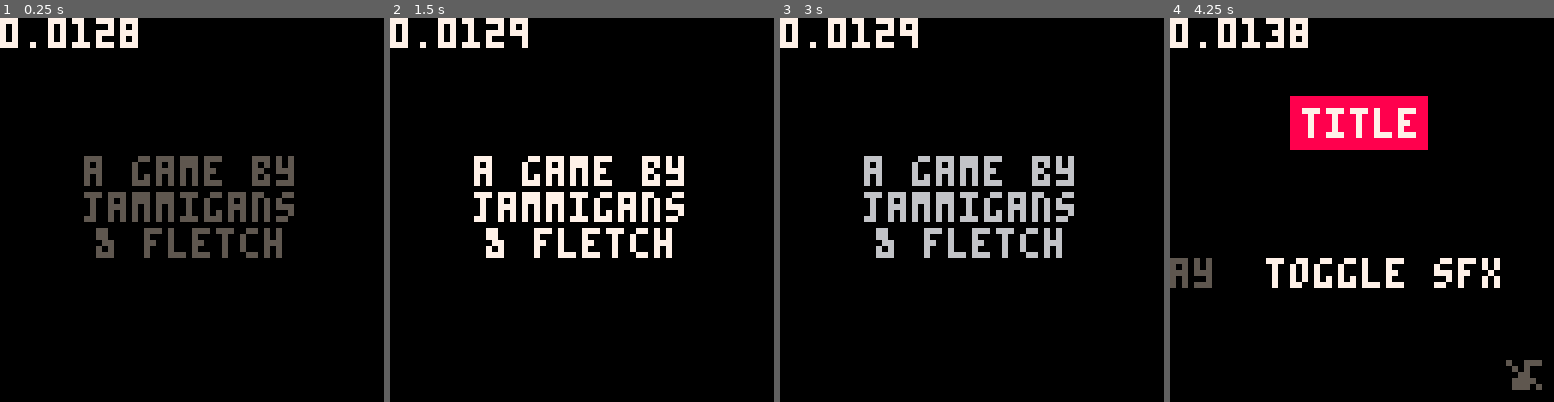
Above: before the commit, frames 1-4 (left to right).
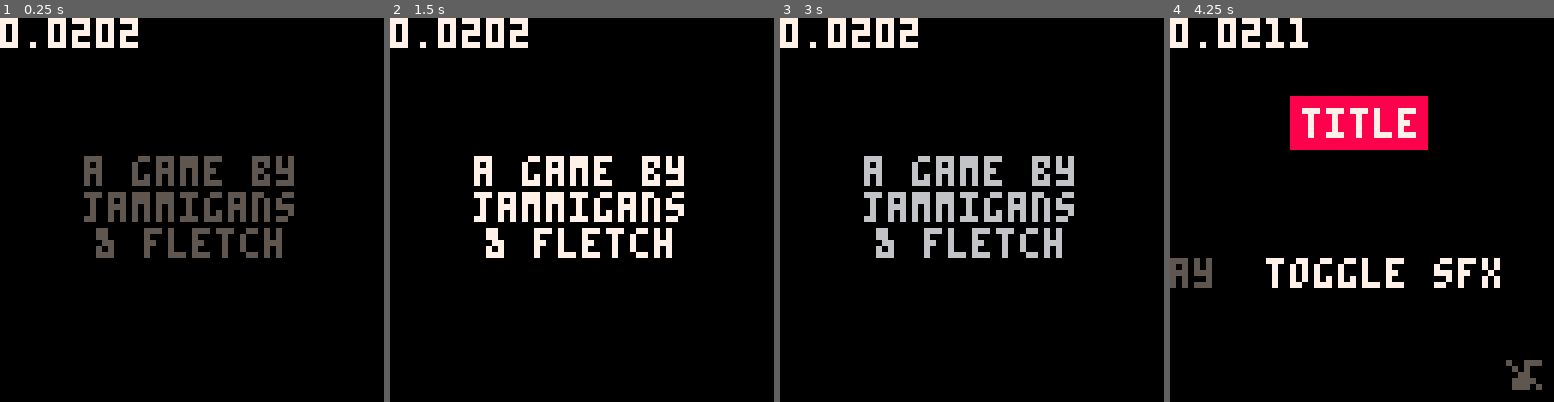
Above: after the commit, the same moments.

Repository: david-fletcher/lowrezjam2023
Game: PICO-8 cartridge lowrezjam2023.p8
Same seed, same stepped clock (60 frames per second), same inputs: the game is played once before the commit and once after it.
Inputs:
- Up to frame 1 (0.25 s): no input
- Up to frame 2 (1.5 s): tap X (X key) at 0.33, 1.07 s; tap O (Z key) at 0.7 s
- Up to frame 3 (3 s): hold Right 1.6-2.1 s; tap O (Z key) every 0.4 s from 1.7 to 2.9 s; tap X (X key) at 1.85, 2.97 s; hold Up 2.15-2.42 s; hold Right from 2.47 s (still down)
- Up to frame 4 (4.25 s): release Right at 3.03 s; hold Left 3.08-3.58 s; tap O (Z key) at 3.3, 3.7, 4.1 s; hold Down 3.63-3.97 s; hold Right from 4.02 s (still down); tap X (X key) at 4.08 s

The runs differ from the first frame. In frame 1, 0.3% of the frame differs, in the area x 18-36%, y 0-7%; in frame 2, 0.4%; in frame 3, 0.4%; in frame 4, 0.5%.

Commit message:
clear the screen with different colors

Diff:
--- a/lowrezjam2023.p8
+++ b/lowrezjam2023.p8
@@ -56,11 +56,13 @@
 end
 
 function _draw()
-    cls(0)
+    cls(5)
 
     if (g_current_state == g_game_states.e_splash) then
+        cls(0)
         draw_splashscreen()
     elseif (g_current_state == g_game_states.e_menu) then
+        cls(0)
         draw_menu()
     elseif (g_current_state == g_game_states.e_playing) then
         draw_playing()
